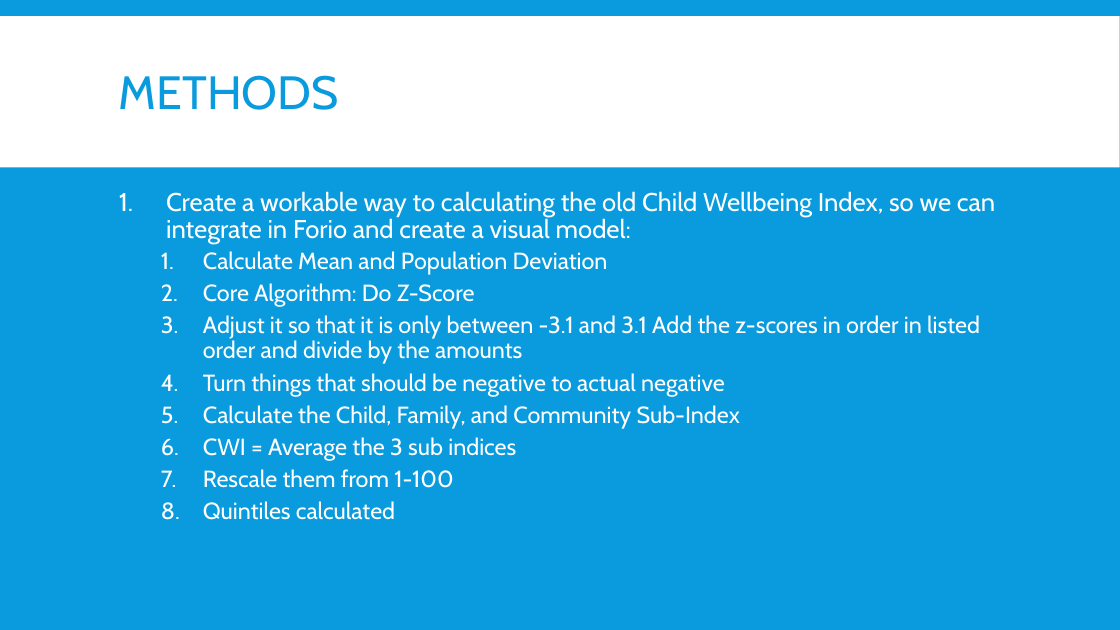
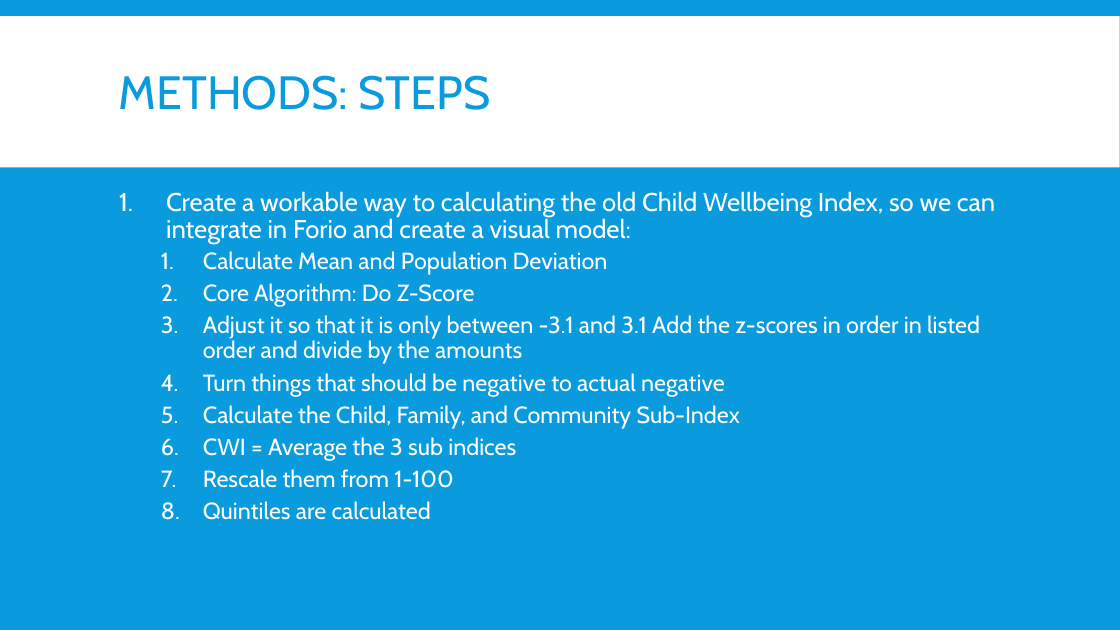
Before and after one commit to mlane3/unitedway, a slide deck: slide 4 of United Way.pptx (slide 3 before the commit). Drawn at 1120x630 pixels with LibreOffice and Linux fonts; fonts in the diff are those of the drawing. Boxes give left, top, right and bottom in pixels: in the first picture for what was removed or moved away, otherwise in the second. Text is boxed around its words. In the diff, an @@ line names an element or a change of style, - is before the commit and + after.

```diff
--- a/United Way.pptx
+++ b/United Way.pptx
@@ title at bbox=[119, 75, 491, 110]: text changed @@
-METHODS
+METHODS: STEPS
@@ text at bbox=[203, 501, 431, 520]: text changed @@
-  8. Quintiles calculated
+  8. Quintiles are calculated
```
Also in this commit, not shown: 4 other slides changed, 3 slides added, 2 slides removed.
